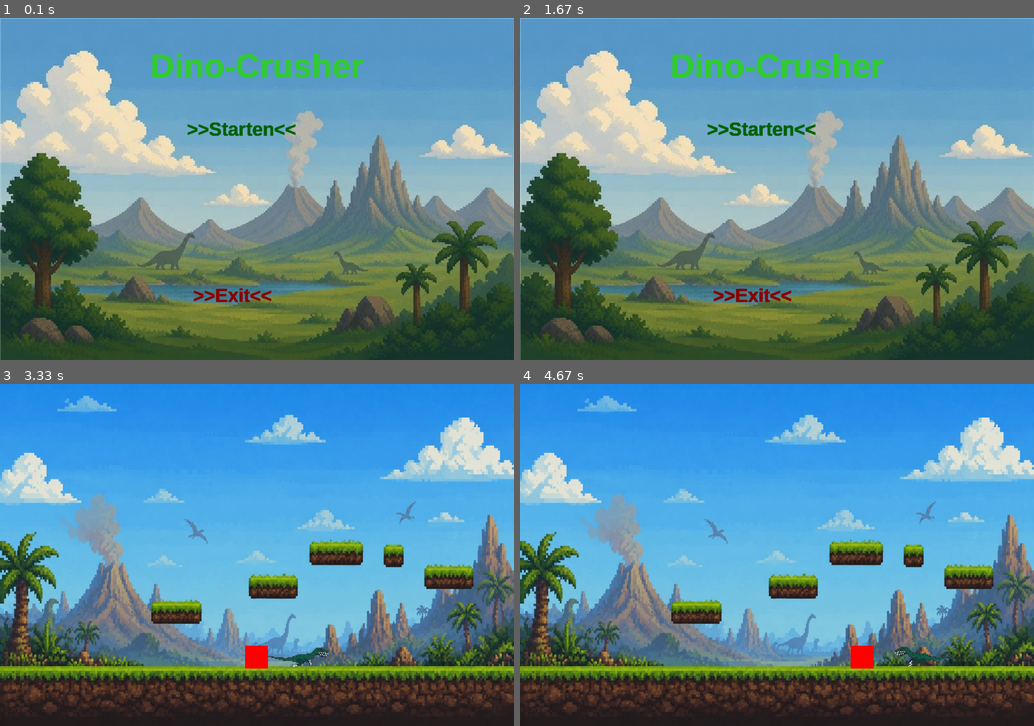
Above: before the commit, frames 1-4 (two rows, left to right).
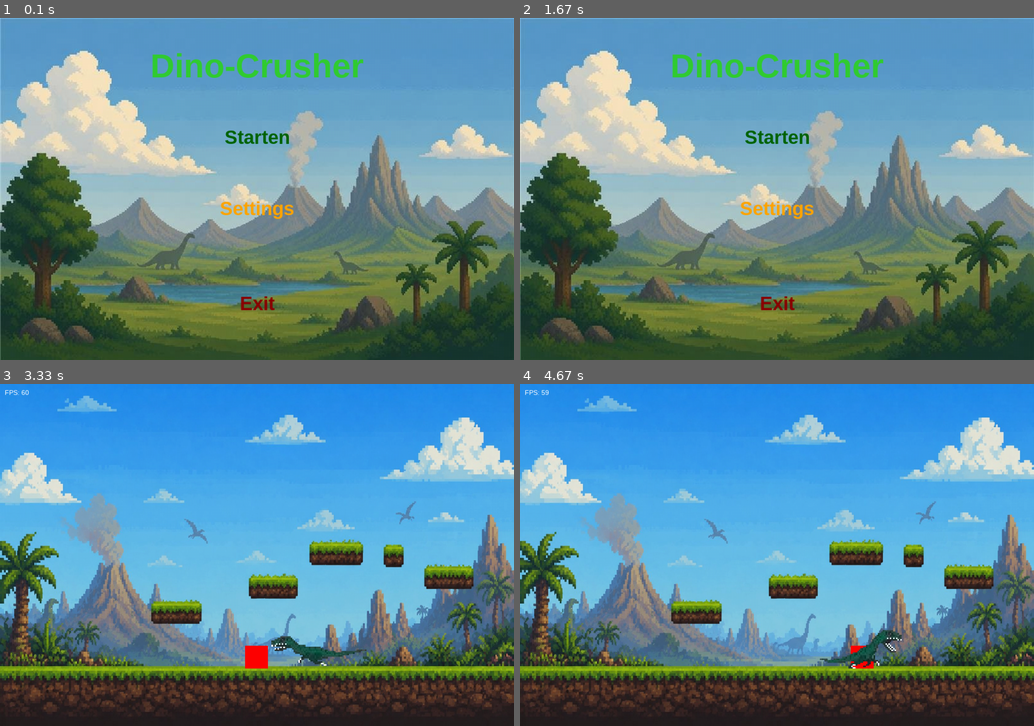
Above: after the commit, the same moments.

Repository: 25-26-1AHIF/pygameproject-dino_crusher
Game: pygame game, started from main.py
Two runs of this game, one before a commit and one after it. Both use one fixed random seed, a clock stepped at 60 frames per second and the inputs below.
Inputs (mouse positions are in pixels of both pictures, inside the frame that each line leads up to):
- Up to frame 1 (0.1 s): no input
- Up to frame 2 (1.67 s): click (756, 202) at 0.38 s; click (782, 209) at 0.72 s; hold Esc 1-1.47 s
- Up to frame 3 (3.33 s): click (241, 496) at 3.05 s
- Up to frame 4 (4.67 s): hold D 3.33-3.8 s; hold D 3.83-4.3 s; tap Space at 3.9, 4.2, 4.4 s; hold A from 4.33 s (still down)

The runs differ from the first frame. In frame 1, 1.6% of the frame differs, in the area x 29-71%, y 10-86%; in frame 2, 1.7%; in frame 3, 0.6%; in frame 4, 0.8%.

Commit message:
raptor complete

Diff:
--- a/game_variables/game_variables.py
+++ b/game_variables/game_variables.py
@@ -29,4 +29,5 @@
     MAIN = "main"
     PLAY = "play"
     EXIT = "exit"
+    SETTINGS = "Settings"
     actual_screen = MAIN
--- a/game_variables/raptor_enemy.py
+++ b/game_variables/raptor_enemy.py
@@ -6,24 +6,37 @@
     def __init__(self):
         self.run_anim = SpriteSheet("assets/raptor_run.png", 6, pygame.Rect(0, 0, 128, 64), 8)
         self.run_anim.load_spritesheet()
+        self.bite_anim = SpriteSheet("assets/raptor_bite_transparent.png", 10, pygame.Rect(0, 0, 128, 64), 6)
+        self.bite_anim.load_spritesheet()
 
         self.is_biting = False
         self.frame_counter = 0
         self.facing_left = False
-
-    SPEED = 3
+        self.speed = 3
+        self.BITE_RANGE = 80
 
     def update(self, my_rect, player_rect):
-        if my_rect.x + self.SPEED < player_rect.x:
-            my_rect.x += self.SPEED
+        # berechnugnen ki claude
+        if my_rect.centerx < player_rect.centerx - 60:
+            my_rect.x += self.speed
             self.facing_left = False
-        elif my_rect.x - self.SPEED > player_rect.x:
-            my_rect.x -= self.SPEED
+            # berechnugnen ki claude
+        elif my_rect.centerx > player_rect.centerx + 60:
+            my_rect.x -= self.speed
             self.facing_left = True
+            # berechnugnen ki claude
+        self.is_biting = my_rect.centerx - 60 <= player_rect.centerx <= my_rect.centerx + 60
 
     def draw(self, screen, x, y):
-        frame = self.run_anim.images[(self.frame_counter // self.run_anim.aimation_speed) % self.run_anim.image_count]
-        scaled = pygame.transform.scale(frame, (256, 128))
+        if self.is_biting:
+            # berechnugnen ki claude
+            frame = self.bite_anim.images[(self.frame_counter // self.bite_anim.aimation_speed) % self.bite_anim.image_count]
+        else:
+
+            frame = self.run_anim.images[(self.frame_counter // self.run_anim.aimation_speed) % self.run_anim.image_count]
+        scaled = pygame.transform.scale(frame, (400, 200))
+        # berechnugnen ki claude
+
         if self.facing_left:
             scaled = pygame.transform.flip(scaled, True, False)
         screen.blit(scaled, (x, y))
--- a/main.py
+++ b/main.py
@@ -6,18 +6,18 @@
 
 def main_screen(screen: pygame.Surface, clock: pygame.time.Clock) -> None:
     titel_text = GameVariables.FONT_BIG.render("Dino-Crusher", True, "limegreen")
-    starten_text = GameVariables.FONT_MIDDLE.render(">>Starten<<", True, "darkgreen")
-    quit_text = GameVariables.FONT_MIDDLE.render(">>Exit<<", True, "darkred")
+    starten_text = GameVariables.FONT_MIDDLE.render("Starten", True, "darkgreen")
+    quit_text = GameVariables.FONT_MIDDLE.render("Exit", True, "darkred")
+    settings_text = GameVariables.FONT_MIDDLE.render("Settings", True, "Orange")
 
     titel_text_rect = titel_text.get_rect(center=(GameVariables.SCREEN_WIDTH // 2, 100))
-    starten_text_rect = titel_text.get_rect(center=(GameVariables.SCREEN_WIDTH // 2 + GameVariables.SCREEN_WIDTH // 14, 250))
-    quit_text_rect = titel_text.get_rect(center=(GameVariables.SCREEN_WIDTH // 2 + GameVariables.SCREEN_WIDTH // 12, 600))
-    background = pygame.image.load("assets/background.png") #chatgpt für einzeigen von Hintergrund verwendet.
-    screen.blit(background, (0, 0)) #chatgpt für einzeigen von Hintergrund verwendet.
+    starten_text_rect = starten_text.get_rect(center=(GameVariables.SCREEN_WIDTH // 2, 250))
+    quit_text_rect = quit_text.get_rect(center=(GameVariables.SCREEN_WIDTH // 2, 600))
+    settings_text_rect = settings_text.get_rect(center=(GameVariables.SCREEN_WIDTH // 2, 400))
+    background = pygame.image.load("assets/background.png").convert() #chatgpt für einzeigen von Hintergrund verwendet.
     running = True
 
     while running:
-
 
         for event in pygame.event.get():
 
@@ -31,13 +31,16 @@
                     return GameScreens.PLAY
                 if quit_text_rect.collidepoint(event.pos):
                     return GameScreens.EXIT
+                if settings_text_rect.collidepoint(event.pos):
+                    return GameScreens.SETTINGS
 
 
 
-
+        screen.blit(background, (0, 0))
         screen.blit(source=titel_text, dest=titel_text_rect)
         screen.blit(source=starten_text, dest=starten_text_rect)
         screen.blit(source=quit_text, dest=quit_text_rect)
+        screen.blit(source=settings_text, dest=settings_text_rect)
         pygame.display.flip()
         clock.tick(GameVariables.FPS)
     pygame.quit()
@@ -49,12 +52,12 @@
     pygame.display.set_caption("Play Screen")
     player = Player(screen)
     raptor = Raptor()
-    raptor_rect = pygame.Rect(500, GameVariables.SCREEN_HEIGHT - 1 - 120 - 128, 256, 128)
+    raptor_rect = pygame.Rect(500, player.y_pos + GameVariables.SQUARE_SIZE - 200, 400, 200)
+    background = pygame.image.load("assets/map.png").convert()
 
     running = True
-    background = pygame.image.load("assets/map.png")
+
     while running:
-        shoot = False
 
         for event in pygame.event.get():
 
@@ -74,13 +77,27 @@
         player_rect = pygame.Rect(player.x_pos, player.y_pos, GameVariables.SQUARE_SIZE, GameVariables.SQUARE_SIZE)
         raptor.update(raptor_rect, player_rect)
         raptor.draw(screen, raptor_rect.x, raptor_rect.y)
+        # habe ich gesucht wie man die fps sehen kann
+        fps_text = GameVariables.FONT_SMALL.render(f"FPS: {int(clock.get_fps())}", True, "white")
+        screen.blit(fps_text, (10, 10))
         pygame.display.flip()
 
         clock.tick(GameVariables.FPS)
 
     pygame.quit()
 
-
+def settings(screen: pygame.Surface, clock: pygame.time.Clock) -> None:
+    running = True
+    while running:
+        for event in pygame.event.get():
+            if event.type == pygame.QUIT:
+                return GameScreens.EXIT
+            if event.type == pygame.KEYDOWN:
+                if event.key == pygame.K_ESCAPE:
+                    return GameScreens.MAIN
+        screen.fill("black")
+        pygame.display.flip()
+        clock.tick(GameVariables.FPS)
 
 def main():
     GameVariables.init()
@@ -97,6 +114,8 @@
             GameScreens.actual_screen = main_screen(screen, clock)
         elif GameScreens.actual_screen == GameScreens.PLAY:
             GameScreens.actual_screen = play_screen(screen, clock)
+        elif GameScreens.actual_screen == GameScreens.SETTINGS:
+            GameScreens.actual_screen = settings(screen, clock)
         elif GameScreens.actual_screen == GameScreens.EXIT:
             break
     pygame.quit()
Not shown, added: assets/Expeditionary.mp3
Not shown, added: assets/Strength of the Titans.mp3
